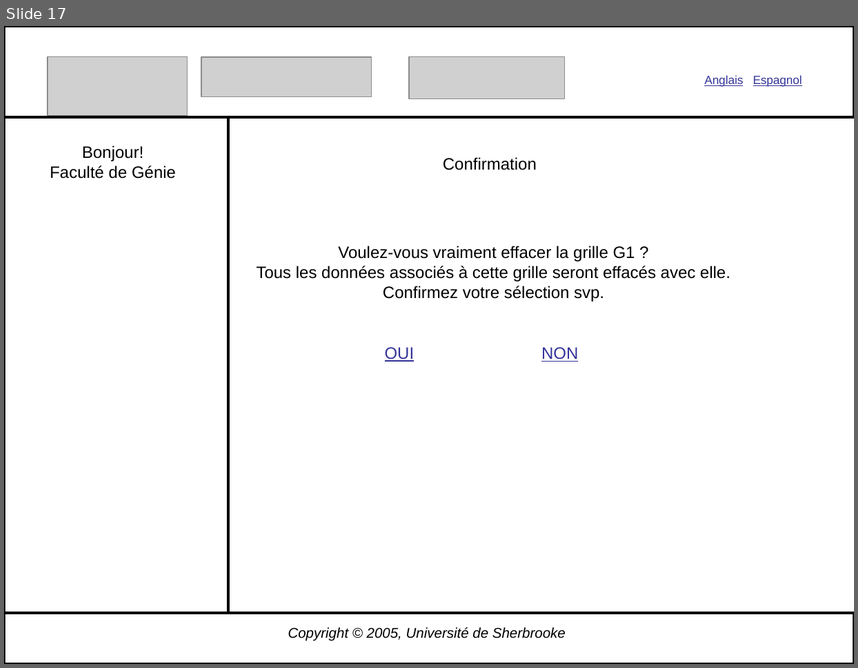
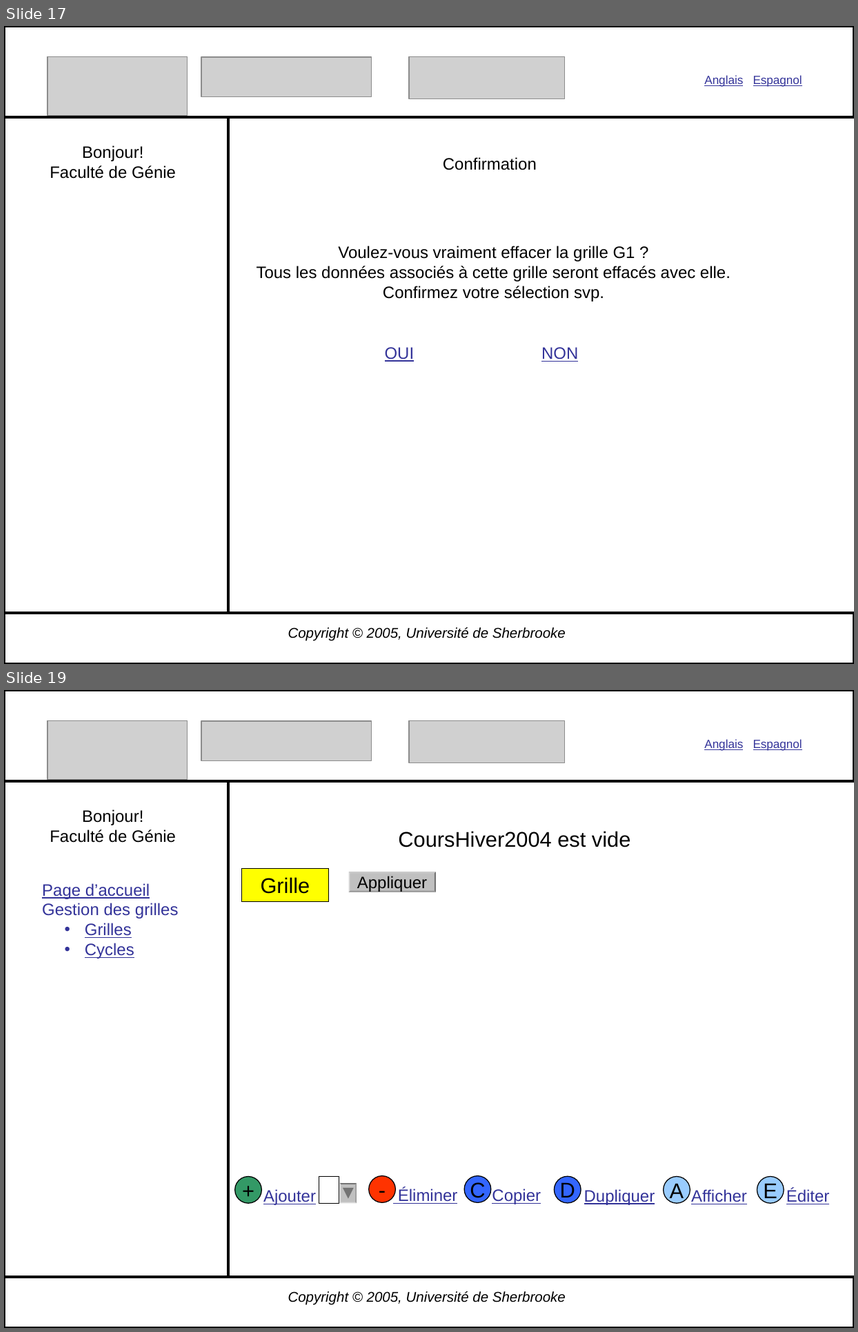
Before and after one commit to gonr1001/diamant, a slide deck: Diamant2.0/Conception/CreationGrille2.ppt. Shown one above the other, each under a label of ours: slide 17 before the commit, slides 17 and 19 after it; the slides between them are not shown. The pictures are 858x668 and 858x1332 pixels, drawn with LibreOffice and Linux fonts; fonts in the diff are those of the drawing; grey boxes stand for pictures. Boxes give left, top, right and bottom in pixels: in the first picture for what was removed or moved away, otherwise in the second. Text is boxed around its words. In the diff, an @@ line names an element or a change of style, - is before the commit and + after.

```diff
--- a/Diamant2.0/Conception/CreationGrille2.ppt
+++ b/Diamant2.0/Conception/CreationGrille2.ppt
@@ slide 19 added at (4,690,854,1328), background #FFFFFF @@
@@ rectangle added at (4,690,854,781), outline #000000 2.01 pt @@
@@ picture added at (47,720,188,779) @@
@@ picture added at (201,720,371,760) @@
@@ picture added at (408,720,564,762) @@
@@ text added at (704,739,802,751), 10 pt, text #333399, underline @@
+Anglais Espagnol
@@ rectangle added at (4,781,228,1276), outline #000000 2.01 pt @@
@@ text added at (50,809,176,842), 14 pt, text #000000 @@
+Bonjour!
+Faculté de Génie
@@ text added at (398,831,631,847), 18 pt, text #000000 @@
+CoursHiver2004 est vide
@@ rectangle added at (242,869,329,902), fill #FFFF00, outline #000000 0.74 pt, 18 pt, text #000000 @@
+Grille
@@ freeform shape added at (349,872,436,892), fill #C0C0C0, 14 pt, text #000000 @@
+Appliquer
@@ text added at (42,883,179,958), 14 pt, text #333399, underline @@
+Page d’accueil
+Gestion des grilles
+  • Grilles
+  • Cycles
@@ group added at (235,1175,830,1205): 6 ellipses, 6 texts, 1 rectangle, 1 freeform shape @@
+-
+Éliminer
+C
+Copier
+A
+Afficher
++
+Ajouter
+D
+Dupliquer
+E
+Éditer
@@ rectangle added at (4,1276,854,1328), outline #000000 2.01 pt @@
@@ text added at (288,1291,566,1305), 12 pt, text #000000, italic @@
+Copyright © 2005, Université de Sherbrooke
```
Also in this commit, not shown: 22 slides changed, 2 other slides added, 2 other files.
